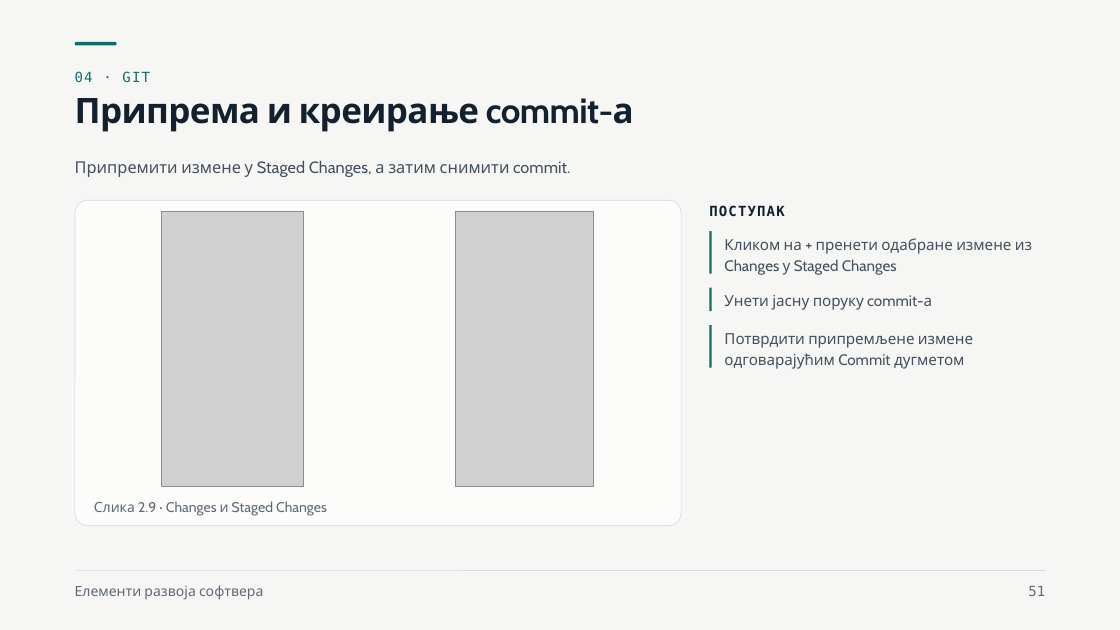
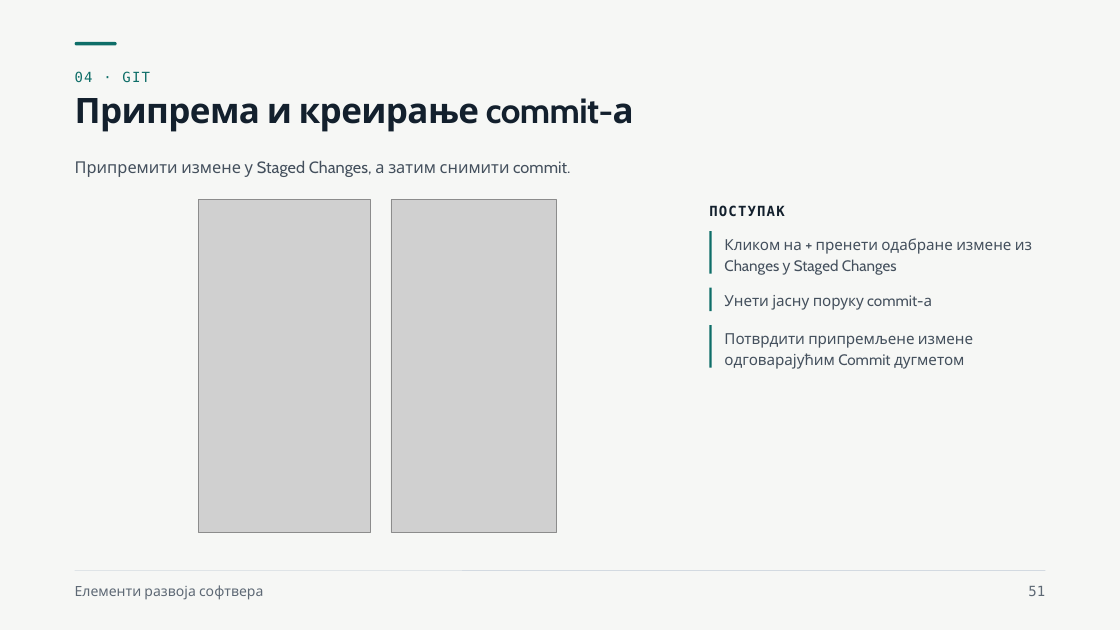
Before and after one commit to owlCoder/ftn-nastavni-materijali, a slide deck: slide 51 of Elementi razvoja softvera (ERS)/Nastavni materijali/01 Zahtevi, backlog i Git/Zahtevi, backlog i Git.pptx. Drawn at 1120x630 pixels with LibreOffice and Linux fonts; fonts in the diff are those of the drawing; grey boxes stand for pictures. Boxes give left, top, right and bottom in pixels: in the first picture for what was removed or moved away, otherwise in the second. Text is boxed around its words. In the diff, an @@ line names an element or a change of style, - is before the commit and + after.

```diff
--- a/Elementi razvoja softvera (ERS)/Nastavni materijali/01 Zahtevi, backlog i Git/Zahtevi, backlog i Git.pptx
+++ b/Elementi razvoja softvera (ERS)/Nastavni materijali/01 Zahtevi, backlog i Git/Zahtevi, backlog i Git.pptx
@@ rounded rectangle removed at (x1=75, y1=200, x2=681, y2=526) @@
@@ picture resized from (x1=162, y1=212, x2=304, y2=487) to (x1=198, y1=200, x2=370, y2=533) @@
@@ picture resized from (x1=455, y1=212, x2=593, y2=487) to (x1=391, y1=200, x2=556, y2=533) @@
@@ text removed at (x1=94, y1=501, x2=327, y2=516) @@
-Слика 2.9 · Changes и Staged Changes
```
Also in this commit, not shown: 9 other slides changed, 1 other file.
